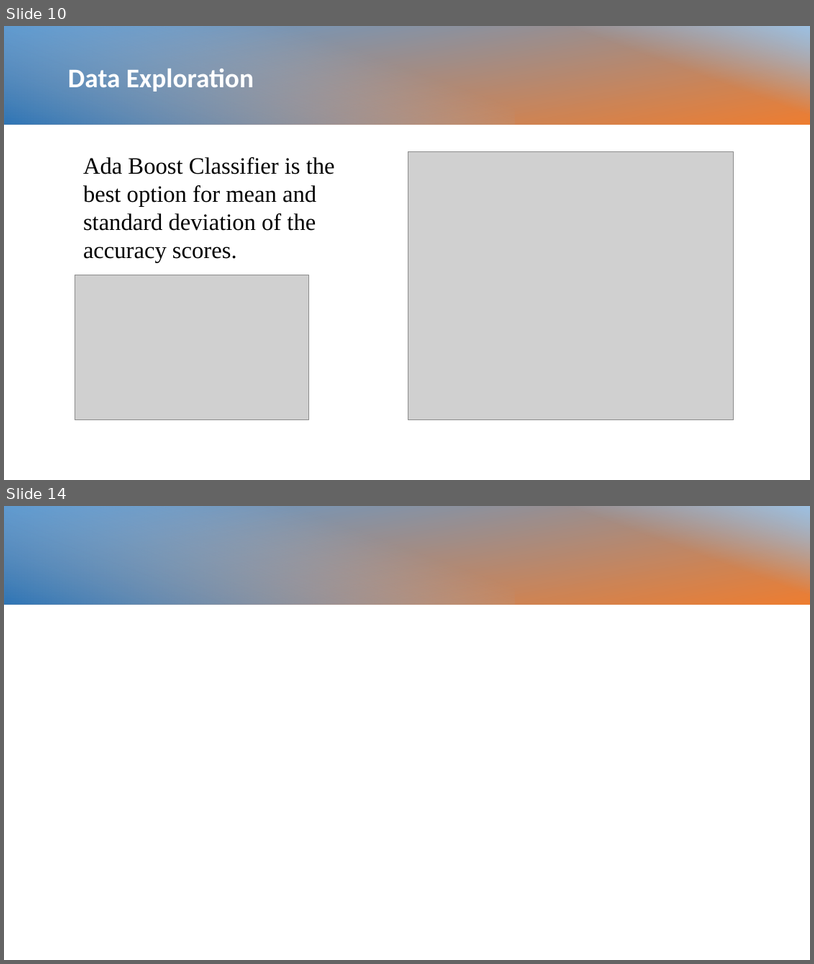
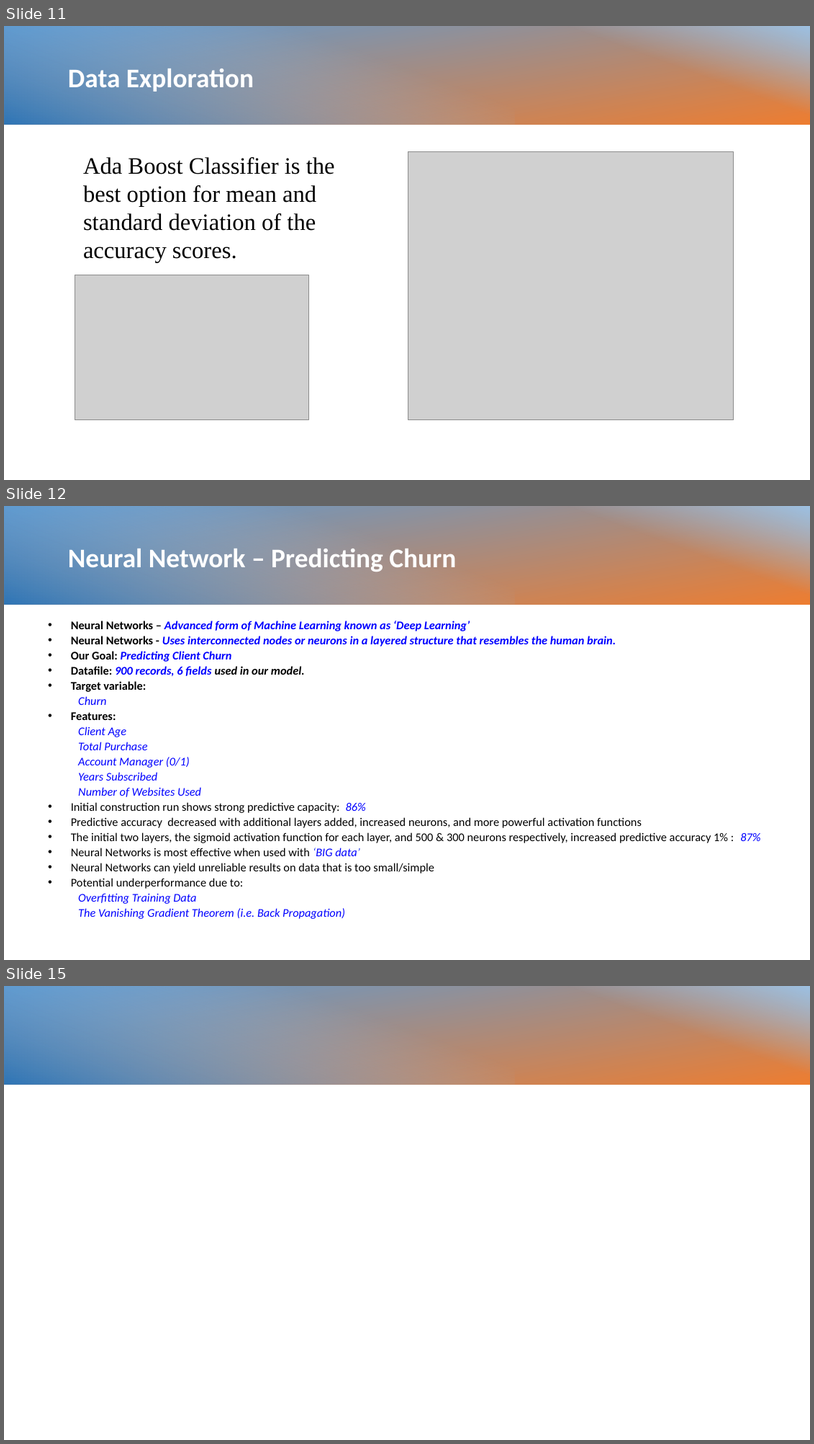
Before and after one commit to mglasser123/Project4, a slide deck: Resources/Customer Churn.pptx. Shown one above the other, each under a label of ours: slides 10 and 14 before the commit, slides 11, 12 and 15 after it; the slides between them are not shown. The pictures are 814x964 and 814x1444 pixels, drawn with LibreOffice and Linux fonts; fonts in the diff are those of the drawing; grey boxes stand for pictures; background and template pictures are left out. Boxes give left, top, right and bottom in pixels: in the first picture for what was removed or moved away, otherwise in the second. Text is boxed around its words. In the diff, an @@ line names an element or a change of style, - is before the commit and + after.

```diff
--- a/Resources/Customer Churn.pptx
+++ b/Resources/Customer Churn.pptx
@@ slide 12 added at <box>4,506,810,960</box>, background #FFFFFF @@
@@ rectangle added at <box>4,506,810,605</box>, fill gradient #5B9BD5 to #ED7D31 @@
@@ rectangle added at <box>4,506,514,605</box>, fill gradient #9DC3E6 to #2E75B6 @@
@@ rectangle added at <box>476,506,810,605</box>, fill gradient #9DC3E6 @@
@@ text added at <box>68,548,456,572</box>, 32 pt, text #FFFFFF, bold @@
+Neural Network – Predicting Churn
@@ text added at <box>71,620,761,919</box>, 14 pt, text #000000 @@
+• Neural Networks – Advanced form of Machine Learning known as ‘Deep Learning’
+• Neural Networks - Uses interconnected nodes or neurons in a layered structure that resembles the human brain.
+• Our Goal: Predicting Client Churn
+• Datafile: 900 records, 6 fields used in our model.
+• Target variable:
+Churn
+• Features:
+Client Age
+Total Purchase
+Account Manager (0/1)
+Years Subscribed
+Number of Websites Used
+• Initial construction run shows strong predictive capacity: 86%
+• Predictive accuracy decreased with additional layers added, increased neurons, and more powerful activation functions
+• The initial two layers, the sigmoid activation function for each layer, and 500 & 300 neurons respectively, increased predictive accuracy 1% : 87%
+• Neural Networks is most effective when used with ‘BIG data’
+• Neural Networks can yield unreliable results on data that is too small/simple
+• Potential underperformance due to:
+Overfitting Training Data
+The Vanishing Gradient Theorem (i.e. Back Propagation)
@@ what was slide 10 is now slide 11 @@
@@ what was slide 14 is now slide 15 @@
```
Also in this commit, not shown: 2 slides changed, 1 other slide added, 1 slide removed.
